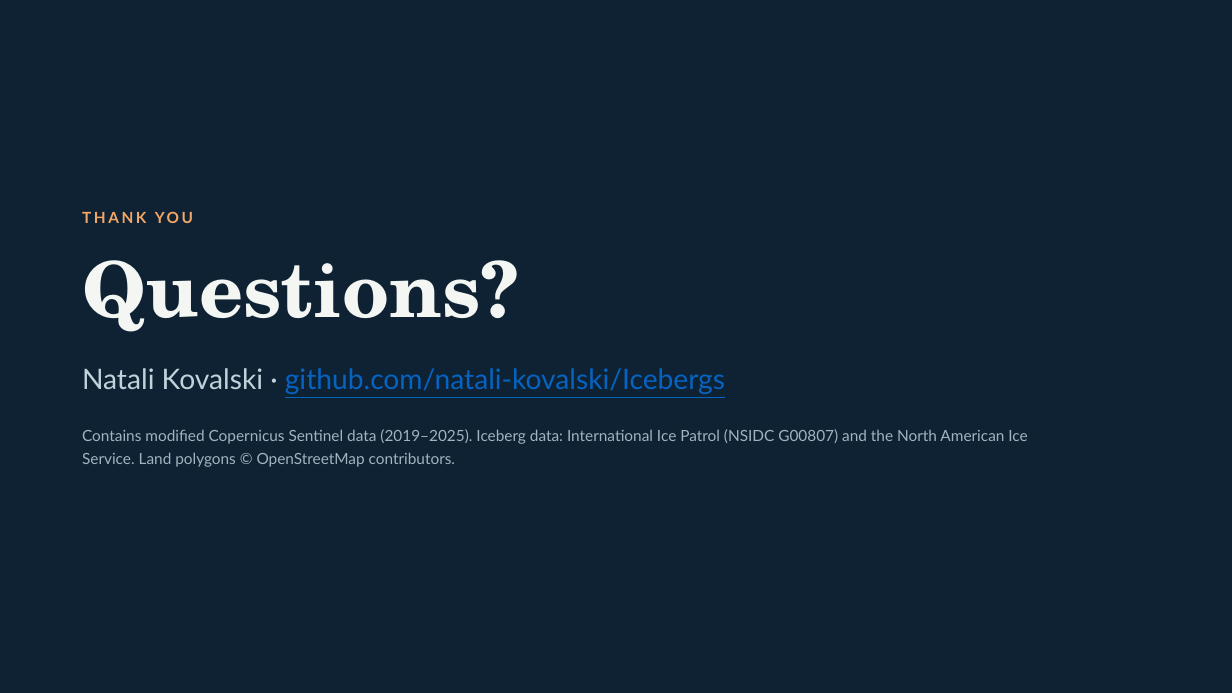
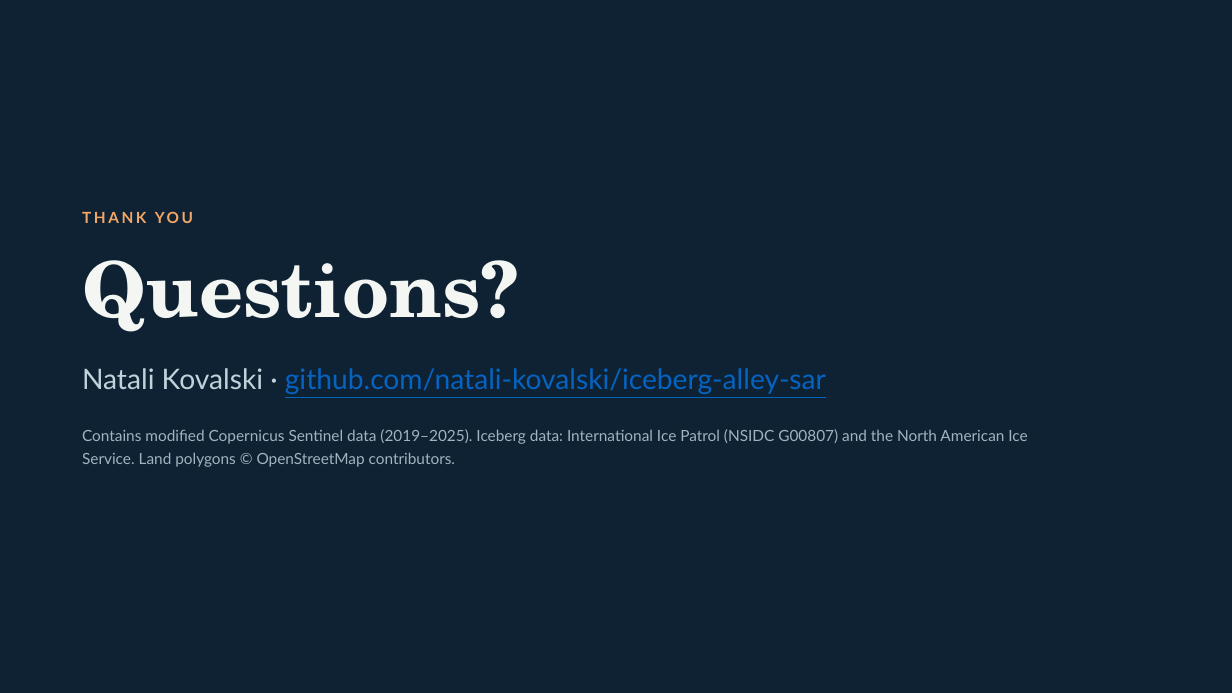
Before and after one commit to natali-kovalski/Icebergs, a slide deck: slide 12 of docs/presentation/Iceberg Alley SAR — Project Brief.pptx. Drawn at 1232x693 pixels with LibreOffice and Linux fonts; fonts in the diff are those of the drawing. Boxes give left, top, right and bottom in pixels: in the first picture for what was removed or moved away, otherwise in the second. Text is boxed around its words. In the diff, an @@ line names an element or a change of style, - is before the commit and + after.

```diff
--- a/docs/presentation/Iceberg Alley SAR — Project Brief.pptx
+++ b/docs/presentation/Iceberg Alley SAR — Project Brief.pptx
@@ text at [82,368,826,394]: text changed @@
-Natali Kovalski · github.com/natali-kovalski/Icebergs
+Natali Kovalski · github.com/natali-kovalski/iceberg-alley-sar
```
Also in this commit, not shown: 3 other files.
